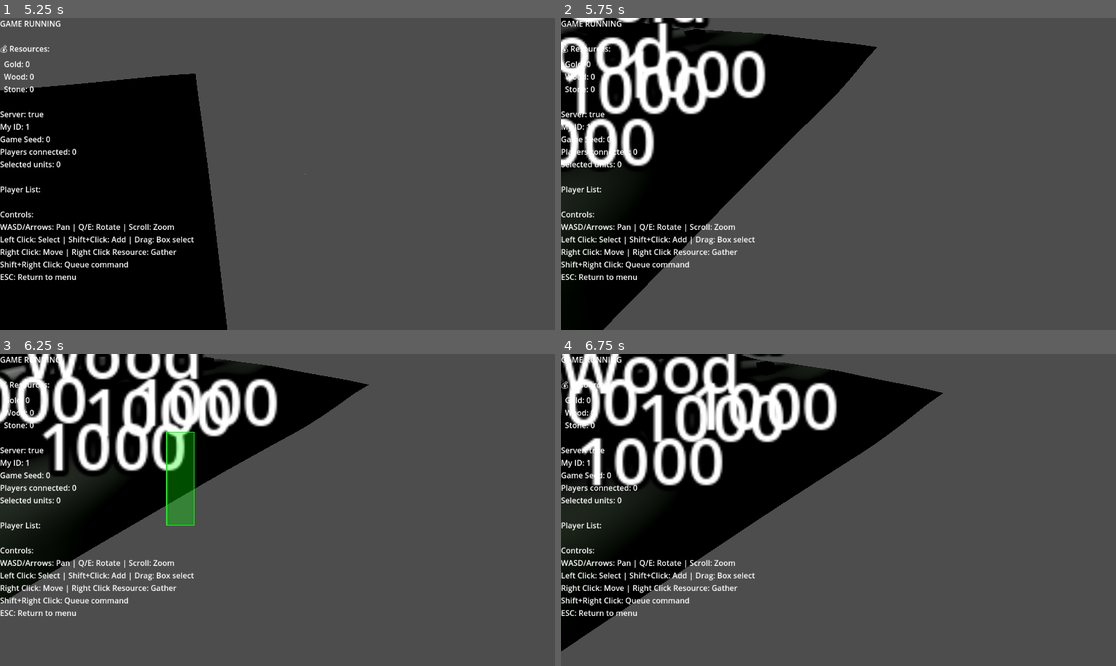
Above: before the commit, frames 1-4 (two rows, left to right).
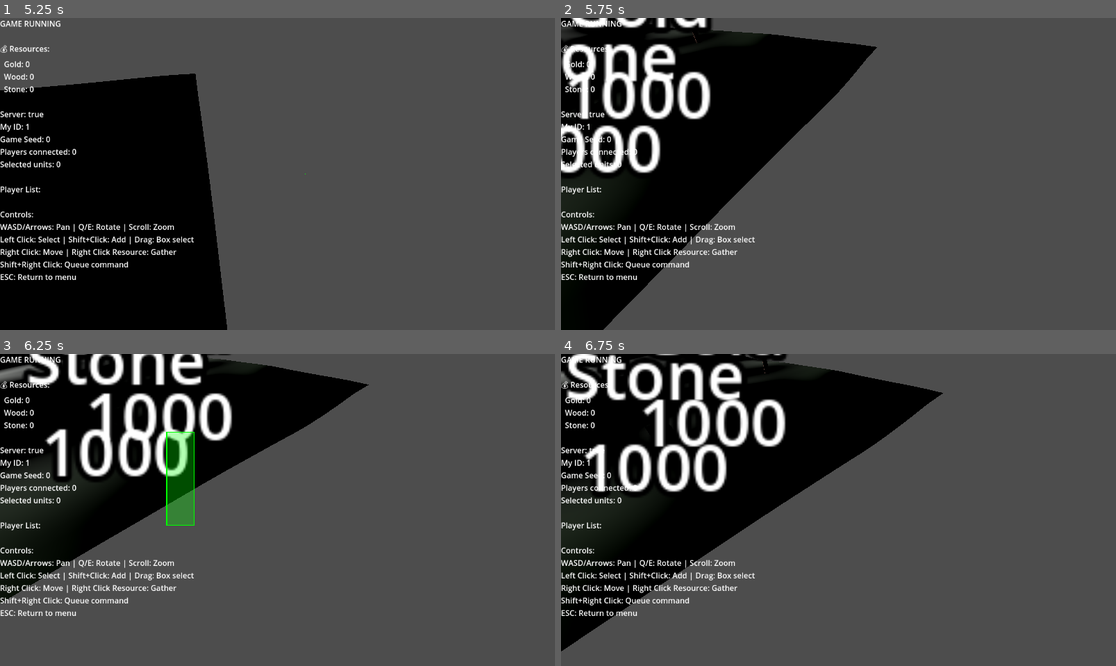
Above: after the commit, the same moments.

Repository: TonySimmering/rts_2025_v7
Game: Godot game, scene res://scenes/game/game.tscn
Same seed, same stepped clock (60 frames per second), same inputs: the game is played once before the commit and once after it. This scene is started directly instead of the project's main scene.
Inputs (mouse positions are in pixels of both pictures, inside the frame that each line leads up to):
- Up to frame 1 (5.25 s): tap Enter at 0.5 s; move the mouse to (399, 158) at 0.52 s; hold Right (ui_right) 0.53-1.25 s; hold Q (camera_rotate_left) 0.53-1.25 s; click (399, 158) at 0.67 s; drag from (166, 189) to (249, 236) at 1.27 s; move the mouse to (333, 105) at 2.02 s; hold Right (ui_right) 2.03-2.75 s; tap I at 2.1 s; drag from (249, 236) to (111, 127) at 2.77 s; move the mouse to (444, 220) at 3.52 s; hold Left (ui_left) 3.53-4.25 s; tap F at 3.6 s; drag from (111, 127) to (194, 96) at 4.27 s; move the mouse to (305, 174) at 5.02 s; hold Down (ui_down) from 5.03 s (still down); hold Q (camera_rotate_left) from 5.03 s (still down); click (305, 174) at 5.17 s
- Up to frame 2 (5.75 s): keep holding Down (ui_down); keep holding Q (camera_rotate_left)
- Up to frame 3 (6.25 s): release Down (ui_down) at 5.75 s; release Q (camera_rotate_left) at 5.75 s; drag from (194, 432) to (166, 525) at 5.77 s
- Up to frame 4 (6.75 s): move the mouse to (960, 494) at 6.52 s; hold Up (ui_up) from 6.53 s (still down); tap I at 6.6 s

Frame 1 is identical in both runs. In frame 2, 8.3% of the frame differs, in the area x 0-37%, y 0-52%; in frame 3, 9.3%; in frame 4, 10%, in the area x 0-50%, y 0-46%.

Commit message:
ytdfhtgd

Diff:
--- a/scenes/terrain/terrain.gd
+++ b/scenes/terrain/terrain.gd
@@ -180,9 +180,14 @@
 func spawn_resource_nodes():
 	"""Spawn resource nodes across the terrain (server only)"""
 	if not multiplayer.is_server():
+		print("⚠ Not server, skipping resource spawn")
 		return
 
-	print("Spawning resource nodes...")
+	print("\n=== SPAWNING RESOURCES ===")
+	print("Is Server: ", multiplayer.is_server())
+	print("Num gold: ", num_gold_nodes)
+	print("Num wood: ", num_wood_nodes)
+	print("Num stone: ", num_stone_nodes)
 
 	# Spawn gold
 	for i in range(num_gold_nodes):
@@ -196,12 +201,16 @@
 	for i in range(num_stone_nodes):
 		spawn_resource(2, i)  # Type 2 = Stone
 
-	print("Resource nodes spawned!")
+	print("✓ Resource spawning complete!")
+	print("Total resources in scene: ", get_tree().get_nodes_in_group("resource_nodes").size())
+	print("=========================\n")
 
 func spawn_resource(resource_type: int, index: int):
 	"""Spawn a single resource node"""
-	var max_attempts = 20
+	var max_attempts = 50
 	var nav_map = get_world_3d().navigation_map
+
+	print("\n[SPAWN ATTEMPT] Type: ", resource_type, " Index: ", index)
 
 	for attempt in range(max_attempts):
 		# Random position on terrain
@@ -212,39 +221,71 @@
 		# Get valid NavMesh position
 		var valid_pos = NavigationServer3D.map_get_closest_point(nav_map, test_pos)
 
-		# Check if position is actually walkable (not too far from test position)
-		if valid_pos.distance_to(test_pos) > 5.0:
+		var distance_to_navmesh = valid_pos.distance_to(test_pos)
+
+		# Much more lenient check - accept if within 15 units
+		if distance_to_navmesh > 15.0:
+			if attempt % 10 == 0:
+				print("  Attempt ", attempt, ": Too far from NavMesh (", distance_to_navmesh, "m)")
 			continue
 
-		# Check minimum distance from other resources
+		# Check minimum distance from other resources (reduced to 5.0)
 		var too_close = false
 		for existing in get_tree().get_nodes_in_group("resource_nodes"):
-			if existing.global_position.distance_to(valid_pos) < 8.0:
+			if existing.global_position.distance_to(valid_pos) < 5.0:
 				too_close = true
 				break
 
 		if too_close:
+			if attempt % 10 == 0:
+				print("  Attempt ", attempt, ": Too close to existing resource")
 			continue
 
-		# Spawn the resource via RPC so all clients get it
+		# Success! Spawn the resource
+		print("  ✓ SUCCESS on attempt ", attempt + 1)
+		print("    Test pos: ", test_pos)
+		print("    Valid pos: ", valid_pos)
+		print("    Distance to NavMesh: ", distance_to_navmesh, "m")
 		spawn_resource_rpc.rpc(resource_type, valid_pos, index)
 		return
 
-	print("⚠ Failed to find valid position for resource after ", max_attempts, " attempts")
+	print("  ✗ FAILED after ", max_attempts, " attempts")
+	print("    NavMesh might be too sparse or disconnected")
+
+	# Fallback: spawn without NavMesh validation
+	print("  → Using fallback spawn (no NavMesh check)")
+	var fallback_pos = Vector3(
+		randf_range(20, terrain_width - 20),
+		0,
+		randf_range(20, terrain_depth - 20)
+	)
+	spawn_resource_rpc.rpc(resource_type, fallback_pos, index)
 
 @rpc("authority", "call_local", "reliable")
 func spawn_resource_rpc(resource_type: int, position: Vector3, index: int):
 	"""Spawn resource on all clients"""
+	var type_names = ["Gold", "Wood", "Stone"]
+	print("\n[SPAWN_RESOURCE_RPC] Called on peer ", multiplayer.get_unique_id())
+	print("  Type: ", type_names[resource_type])
+	print("  Position: ", position)
+	print("  Index: ", index)
+
 	var resource_node = RESOURCE_NODE_SCENE.instantiate()
+	print("  ✓ Resource node instantiated: ", resource_node)
+
 	resource_node.resource_type = resource_type
+	print("  ✓ Resource type set")
+
 	resource_node.global_position = position
 	resource_node.name = "Resource_%d_%d" % [resource_type, index]
+	print("  ✓ Position and name set: ", resource_node.name)
 
 	# Add to navigation region parent so it's in the same coordinate space
 	navigation_region.add_child(resource_node)
-
-	var type_names = ["Gold", "Wood", "Stone"]
-	print("  Spawned ", type_names[resource_type], " at ", position)
+	print("  ✓ Added to scene tree")
+	print("  Final position: ", resource_node.global_position)
+	print("  Is in group 'resource_nodes': ", resource_node.is_in_group("resource_nodes"))
+	print("")
 
 func get_height_at_position(world_pos: Vector3) -> float:
 	var local_x = int(world_pos.x / terrain_scale)
--- a/scenes/units/worker.gd
+++ b/scenes/units/worker.gd
@@ -41,7 +41,7 @@
 var target_resource: Node = null
 var gather_timer: float = 0.0
 const GATHER_INTERVAL: float = 2.0  # Gather every 2 seconds
-const GATHER_RANGE: float = 2.5
+const GATHER_RANGE: float = 4.0  # Increased for bigger resources
 
 func _ready():
 	add_to_group("units")
--- a/scripts/resources/resource_node.gd
+++ b/scripts/resources/resource_node.gd
@@ -40,29 +40,48 @@
 	set_multiplayer_authority(1)
 
 func setup_visuals():
-	# Create mesh
-	var box_mesh = BoxMesh.new()
-	box_mesh.size = Vector3(2, 1.5, 2)
-	mesh_instance.mesh = box_mesh
+	# Different visuals based on type
+	if resource_type == ResourceType.WOOD:
+		# Trees are taller and thinner
+		var cylinder_mesh = CylinderMesh.new()
+		cylinder_mesh.top_radius = 0.3
+		cylinder_mesh.bottom_radius = 0.4
+		cylinder_mesh.height = 4.0
+		mesh_instance.mesh = cylinder_mesh
+		mesh_instance.position.y = 2.0
+
+		# Collision for tree
+		var shape = CylinderShape3D.new()
+		shape.radius = 0.4
+		shape.height = 4.0
+		collision_shape.shape = shape
+		collision_shape.position.y = 2.0
+	else:
+		# Stone and Gold are smaller rocks/deposits
+		var box_mesh = BoxMesh.new()
+		box_mesh.size = Vector3(1.5, 1.0, 1.5)
+		mesh_instance.mesh = box_mesh
+		mesh_instance.position.y = 0.5
+
+		# Collision for rocks
+		var shape = BoxShape3D.new()
+		shape.size = Vector3(1.5, 1.0, 1.5)
+		collision_shape.shape = shape
+		collision_shape.position.y = 0.5
 
 	# Apply color based on type
 	var material = StandardMaterial3D.new()
 	material.albedo_color = TYPE_COLORS[resource_type]
 	mesh_instance.set_surface_override_material(0, material)
 
-	# Create collision shape
-	var shape = BoxShape3D.new()
-	shape.size = Vector3(2, 1.5, 2)
-	collision_shape.shape = shape
-
-	# Position shapes
-	mesh_instance.position.y = 0.75
-	collision_shape.position.y = 0.75
-
 func update_label():
 	if label_3d:
 		label_3d.text = TYPE_NAMES[resource_type] + "\n" + str(current_amount)
-		label_3d.position.y = 2.0
+		# Position label above the resource
+		if resource_type == ResourceType.WOOD:
+			label_3d.position.y = 4.5  # Above tree
+		else:
+			label_3d.position.y = 1.5  # Above rock/deposit
 
 func can_gather() -> bool:
 	return current_amount > 0
